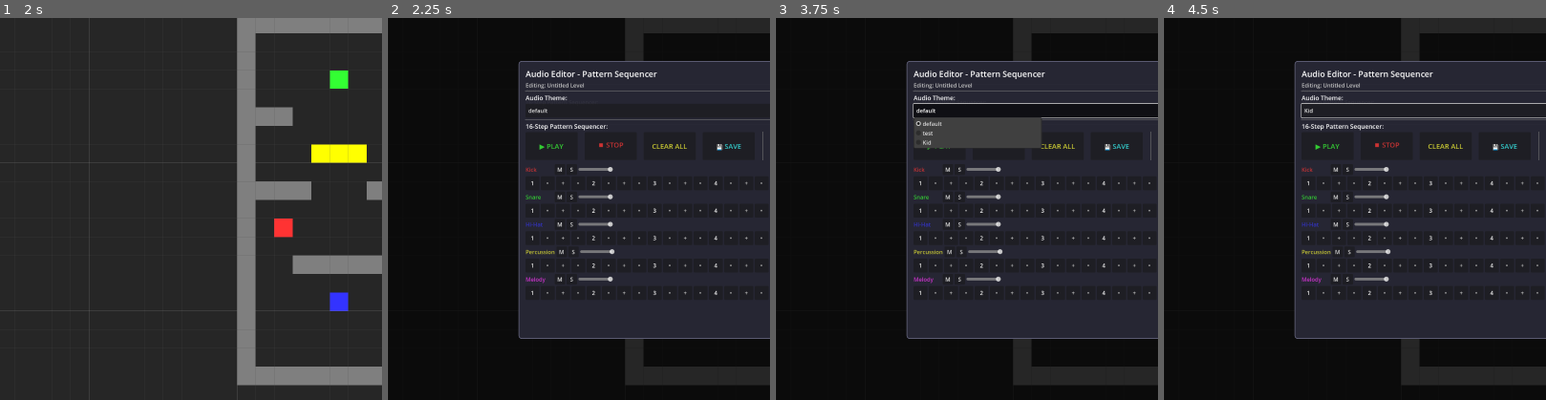
Above: before the commit, frames 1-4 (left to right).
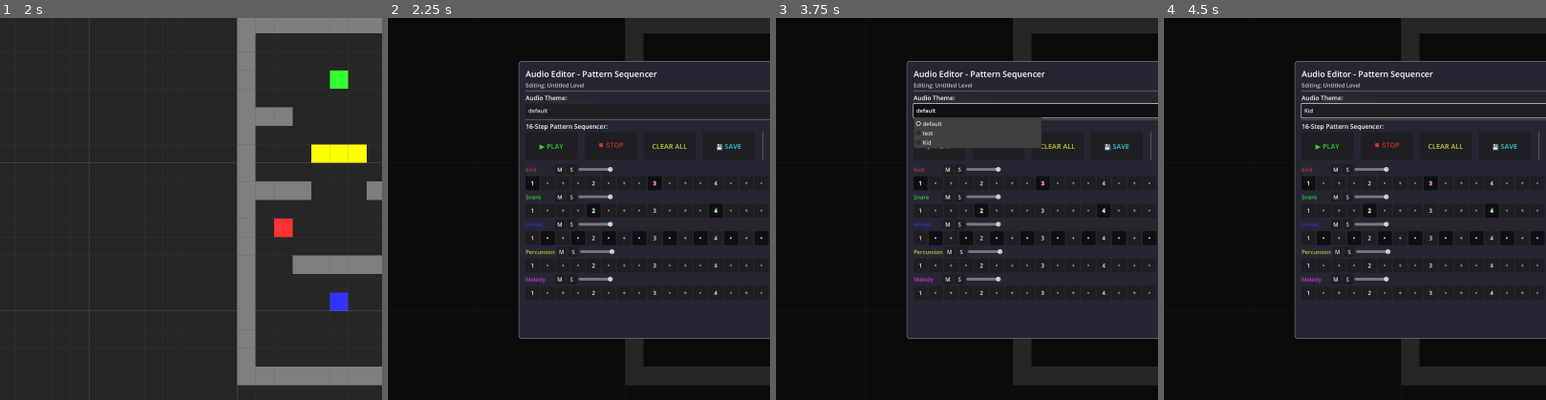
Above: after the commit, the same moments.

Repository: rubiconRiver/tomb-of-the-mask-clone
Game: Godot game, scene res://scenes/TestStart.tscn
The game is run twice, just before and just after one commit, with the same random seed, the same clock (stepped at 60 frames per second) and the same inputs.
Inputs (mouse positions are % of the whole screen's width and height, from its top left):
- Up to frame 1 (2 s): tap Enter at 0.5 s; move the mouse to (33, 45) at 0.52 s; hold Right 0.53-1.25 s; hold M 0.53-1.25 s; click (33, 45) at 0.67 s; click "LEVEL EDITOR" at 1.25 s
- Up to frame 2 (2.25 s): click "🎵 Audio" at 2 s
- Up to frame 3 (3.75 s): click "default" at 2.75 s; click "default" at 3.5 s
- Up to frame 4 (4.5 s): click "▶ PLAY" at 4.25 s
The pictures show only the part of the screen within x 6-56%, y 8-58%; the shares and areas given below are measured in that part.

Frame 1 is identical in both runs. In frame 2, less than 0.1% of the frame differs, in the area x 37-98%, y 42-58%; in frame 3, less than 0.1%; in frame 4, less than 0.1%.

Commit message:
Add default pattern population to Audio Editor
- Audio Editor now populates with most recent save state when available
- When no save state exists, creates default pattern with:
  * Kick on beats 1,3 (steps 1,9)
  * Snare on beats 2,4 (steps 5,13)
  * Hi-hat on all 8th notes (steps 2,4,6,8,10,12,14,16)
- Always ensures patterns are populated when entering Audio Editor
- Improved user experience with consistent pattern loading

🤖 Generated with [Claude Code](https://claude.ai/code)

Co-Authored-By: Claude <noreply@anthropic.com>

Diff:
--- a/scripts/tools/LevelEditor.gd
+++ b/scripts/tools/LevelEditor.gd
@@ -1159,14 +1159,77 @@
 	audio_editor.set_level_info(level_name)
 	print("[LevelEditor] Opening AudioEditor for level: ", level_name)
 
-	# Load existing audio pattern if available (after a frame to ensure UI is ready)
+	# Wait a frame for AudioEditor UI to be fully initialized
+	await get_tree().process_frame
+
+	# Load existing audio pattern if available, otherwise create default pattern
 	if level_audio_pattern:
 		print("[LevelEditor] Loading existing pattern into AudioEditor...")
-		# Wait a frame for AudioEditor UI to be fully initialized
-		await get_tree().process_frame
 		audio_editor.load_pattern_data(level_audio_pattern)
 	else:
-		print("[LevelEditor] No existing pattern found for this level")
+		print("[LevelEditor] No existing pattern found - creating default pattern")
+		var default_pattern = create_default_audio_pattern(level_name)
+		audio_editor.load_pattern_data(default_pattern)
+
+func create_default_audio_pattern(level_name: String) -> Dictionary:
+	print("[LevelEditor] Creating default audio pattern for level: ", level_name)
+
+	# Create default 16-step patterns
+	var kick_pattern = []
+	var snare_pattern = []
+	var hihat_pattern = []
+	var percussion_pattern = []
+	var melody_pattern = []
+
+	# Initialize all patterns as empty (false)
+	for i in range(16):
+		kick_pattern.append(false)
+		snare_pattern.append(false)
+		hihat_pattern.append(false)
+		percussion_pattern.append(false)
+		melody_pattern.append(false)
+
+	# Set default pattern: Kick on beats 1,3 (16-step pattern)
+	# In 16 steps: 1=0, 2=4, 3=8, 4=12 (quarter notes)
+	kick_pattern[0] = true   # Beat 1 (step 1)
+	kick_pattern[8] = true   # Beat 3 (step 9)
+
+	# Set default pattern: Snare on beats 2,4
+	snare_pattern[4] = true   # Beat 2 (step 5)
+	snare_pattern[12] = true  # Beat 4 (step 13)
+
+	# Set default pattern: Hi-hat on all 8th notes (every other step)
+	# Steps 1,3,5,7,9,11,13,15 (all odd steps)
+	for i in range(16):
+		if i % 2 == 1:  # Odd steps (8th notes)
+			hihat_pattern[i] = true
+
+	var default_pattern = {
+		"bpm": 120,
+		"theme": "default",
+		"level_name": level_name,
+		"patterns": {
+			"kick": kick_pattern,
+			"snare": snare_pattern,
+			"hi-hat": hihat_pattern,
+			"percussion": percussion_pattern,
+			"melody": melody_pattern
+		}
+	}
+
+	print("[LevelEditor] Default pattern created:")
+	print("  Kick steps: ", _get_active_step_numbers(kick_pattern))
+	print("  Snare steps: ", _get_active_step_numbers(snare_pattern))
+	print("  Hi-hat steps: ", _get_active_step_numbers(hihat_pattern))
+
+	return default_pattern
+
+func _get_active_step_numbers(pattern: Array) -> Array:
+	var active_steps = []
+	for i in range(pattern.size()):
+		if pattern[i]:
+			active_steps.append(i + 1)  # Convert to 1-based numbering
+	return active_steps
 
 func _on_audio_editor_closed():
 	print("Audio editor closed")
